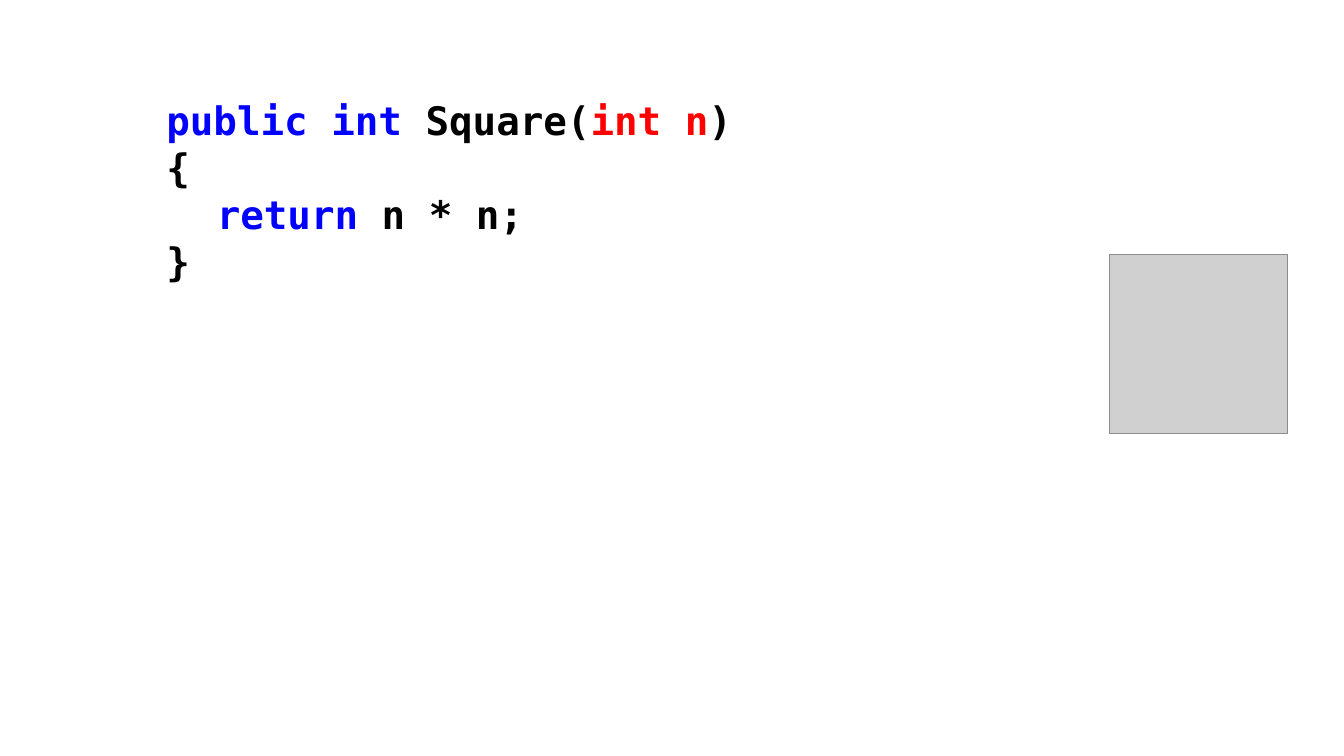
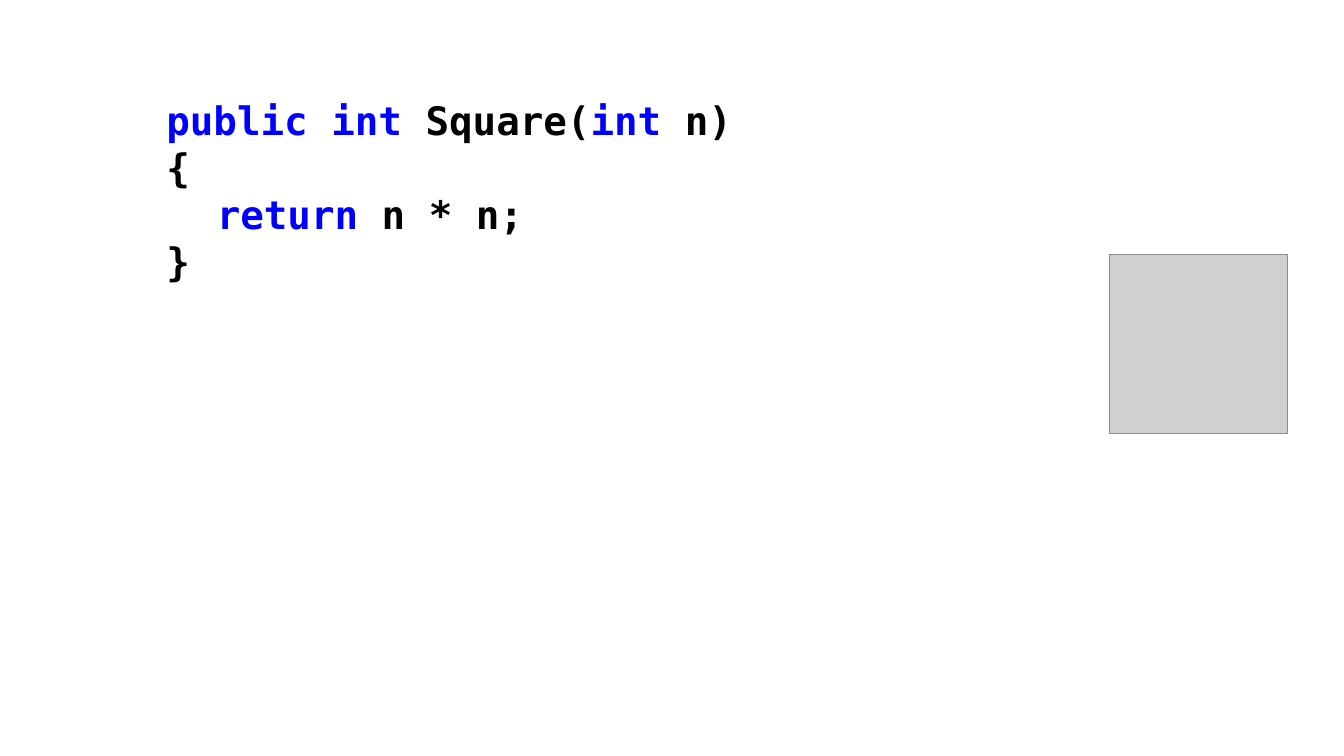
Before and after one commit to perl-easj/OOProg, a slide deck: slide 44 of Chap/SOLID/Presentations/SOLID.pptx (slide 71 before the commit). Drawn at 1344x756 pixels with LibreOffice and Linux fonts; fonts in the diff are those of the drawing; grey boxes stand for pictures. Boxes give left, top, right and bottom in pixels: in the first picture for what was removed or moved away, otherwise in the second. Text is boxed around its words. In the diff, an @@ line names an element or a change of style, - is before the commit and + after.

```diff
--- a/Chap/SOLID/Presentations/SOLID.pptx
+++ b/Chap/SOLID/Presentations/SOLID.pptx
@@ text at bbox=[166, 103, 732, 143]: text colour #FF0000 to #0000FF in "Square(int"; text colour #FF0000 to #000000 in "n)" @@
```
Also in this commit, not shown: 14 other slides changed, 17 slides added, 29 slides removed, 1 other file.
